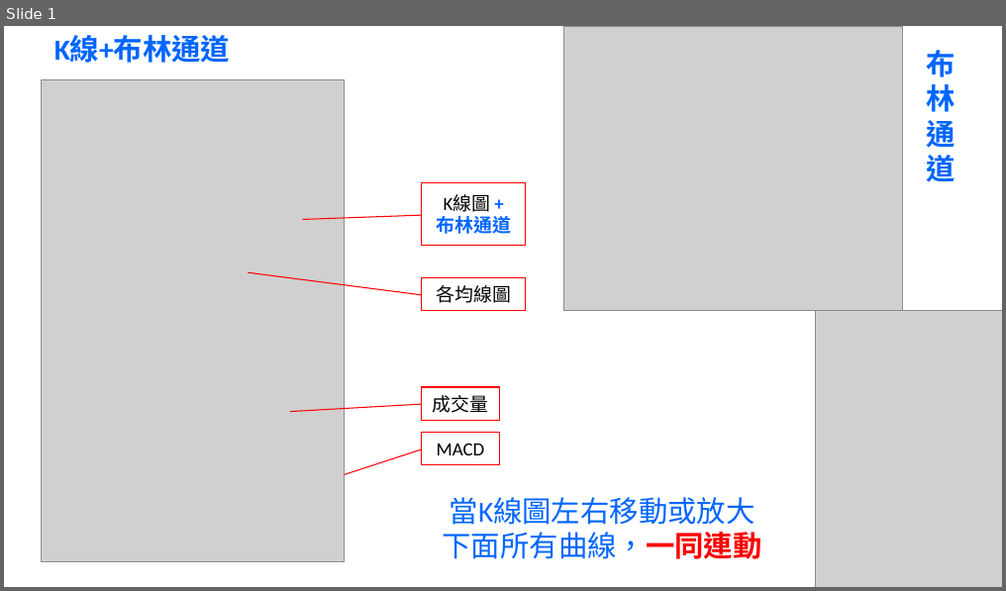
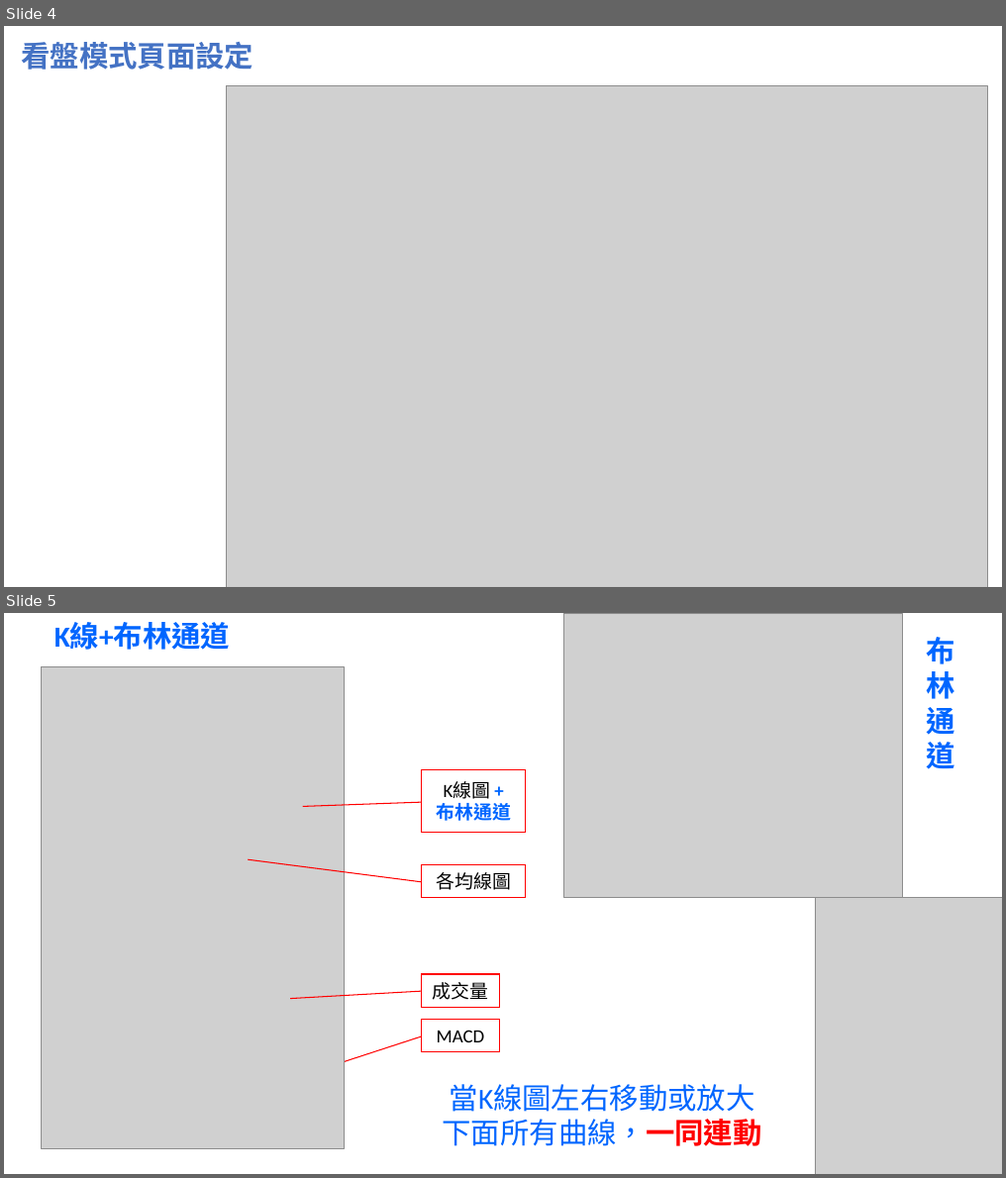
Before and after one commit to zhaoxunyong/stock-webapp.bak, a slide deck: docs/曲線圖形範例---網站範例.pptx. Shown one above the other, each under a label of ours: slide 1 before the commit, slides 4 and 5 after it. The pictures are 1006x591 and 1006x1178 pixels, drawn with LibreOffice and Linux fonts; fonts in the diff are those of the drawing; grey boxes stand for pictures. Boxes give left, top, right and bottom in pixels: in the first picture for what was removed or moved away, otherwise in the second. Text is boxed around its words. In the diff, an @@ line names an element or a change of style, - is before the commit and + after.

```diff
--- a/docs/曲線圖形範例---網站範例.pptx
+++ b/docs/曲線圖形範例---網站範例.pptx
@@ slide 4 added at [4,26,1002,587], background #FFFFFF @@
@@ text added at [21,42,253,70], 28 pt, text #4472C4, bold @@
+看盤模式頁面設定
@@ picture added at [226,85,988,587] @@
@@ what was slide 1 is now slide 5 @@
```
Also in this commit, not shown: 9 other slides added, 1 slide removed, 3 other files.
